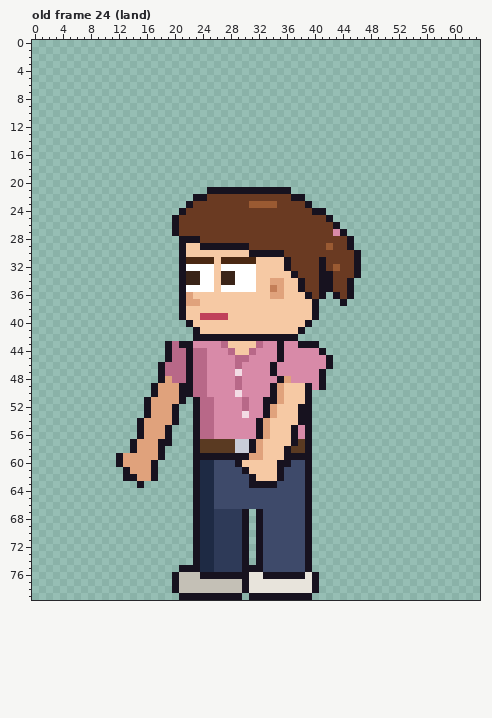
Pixel-art file: sprites/clients/client_dentrec_a_left_anim.aseprite. The first picture shows the starting point.
64x80 pixels, 123 frames. Colours within 5 levels of each other are drawn and written as one. Shown: old frame 24 (land). The commit also changed other frames, which this record leaves out.
After the commit:
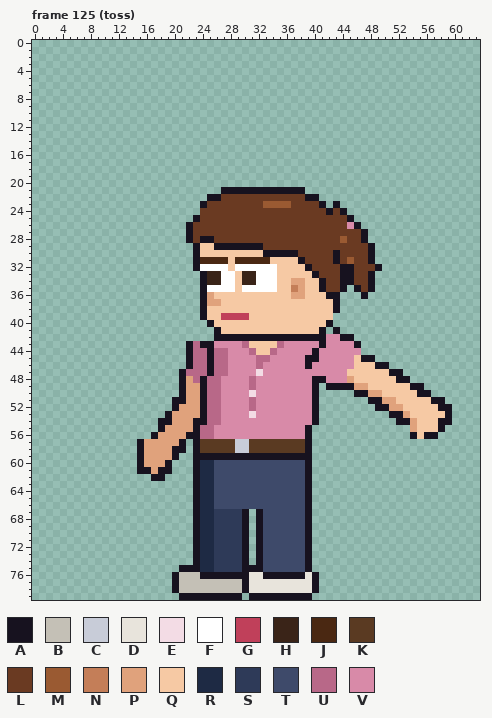
Palette (. is transparent): A #17121f  B #c4c0b6  C #c8ccd8  D #e8e4dc  E #f3dce5  F #ffffff  G #c0405a  H #3a2418  J #4a2812  K #5a3a22  L #6a3a22  M #9a5a32  N #c47e58  P #e0a27c  Q #f6c9a4  R #1e2a44  S #2e3a58  T #3e4a6a  U #b86888  V #d88aa8
A new or re-ordered frame is compared with the old frame closest to it.
The edit:
frames 123 -> 129
Changed rows in their new state; - is an unchanged pixel.
Frame 125 (toss) is new; against old frame 24 (land):
first column x 12:
21 -------------..----------AA---------------------
22 -----------..AA----------LLAA-------------------
23 ----------..A------LL--MM--LLA-A----------------
24 ---------...----------------LLALA---------------
25 --------...A------------------LLLA--------------
26 --------..A--------------------LLVA-------------
27 --------..A--------------------LLLLA------------
28 ---------.-LAA------------------MLLA------------
29 ---------..AQQ-----AA---------L--LLLA-----------
30 ---------..A-------QQ---AA-----A--LLA-----------
31 ---------..A--J-Q---JJ--QQA--L-A-MLLA-----------
32 ---------..A--F-Q---FFF-QQQA-L-LAALLLA----------
33 ---------...AHHFFQHHFFF--QQQALL-AALLA-----------
34 ---------...AHHFFQHHFFFQ-PPQQ-L-A-LLA-----------
35 ---------...A-F--Q--FFFQ-NPQQ-L-A.ALA-----------
36 ---------...AP--------QQ-PPQQQA-..-A------------
37 ---------...APP-------------QQQA.---------------
38 ---------...A---------------QQQA----------------
39 ---------...AQQ-GGG---------QQQ-----------------
40 ----------...A-------------QQQA-----------------
41 -----------...A-----------QQQA-A----------------
42 -----------...------------AAAAVVAA--------------
43 -------...-UAA-VVVU-QQQU--VVVAVVVVA-------------
44 -------...---AUUVVV-QQUV----AVVVVVV-------------
45 -------...---AUU-VV-UU-V---AA-VVVVQAA-----------
46 ------....---AUU-V--U-V----A--VVVVQQQAA---------
47 ------...AU--AUU-V--E-V------VVVVQQQQQQAA-------
48 ------...AP-AUU--V-U---VV---A-VVVPQQQQQQAA------
49 -----....-PPAUU--V-U--VVVVVVA.AAAAPPQQQQQQAA----
50 -----....-PPAUU--V-E--VVVVVVA-----AAPPQQQQQAA---
51 ----....A-PPA-U---VU-VVVVVVVA-------AAPPQQQQQAA-
52 ----....-PPPA-U---VU-VVVVVVVA--------AAPPQQQQQAA
53 ----...APPPPA-U---VE-VVVVVVVA----------AAPQQQQQA
54 ---...AAPPP-A-U-----VVVVVVVVA-----------AAPQQQAA
55 ---...APPPP---------VVVVVV----------------PQQQA-
56 ---..A-PPPA---------VVVVVV----------------AQAA--
57 --.A--PPPA---------KKKKKKK----------------------
58 --.A--PPAA---------KKKKKK-----------------------
59 ...A--PPA----------AAAAA------------------------
60 ...A-PPA---------TTTTTTTT-----------------------
61 -..AAPAA----------TTTTTT------------------------
62 -....-A------------TTTTT------------------------
63 ---.---------------TTTT-------------------------
Where, in picture pixels (left, top, right, bottom), the same in both pictures:
changed: (116, 187, 452, 488)
